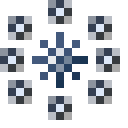
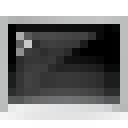
Comparing the layer stacks of the two w=128, h=128 images. Changes:
added layer "console" (1st of 2) above "console" over (x1=0, y1=16, x2=128, y2=120)
hid "refresh" over (x1=0, y1=0, x2=120, y2=120)
